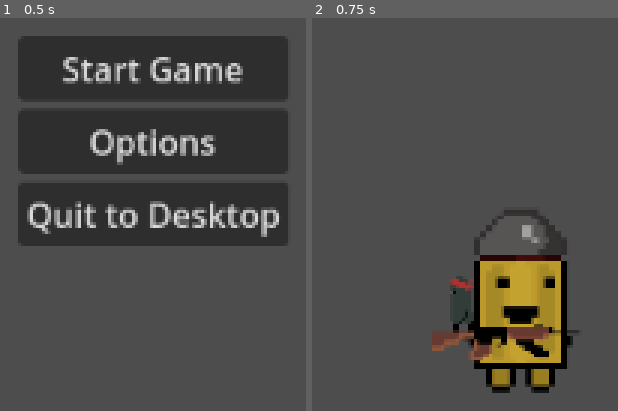
Above: before the commit, frames 1-2 (left to right).
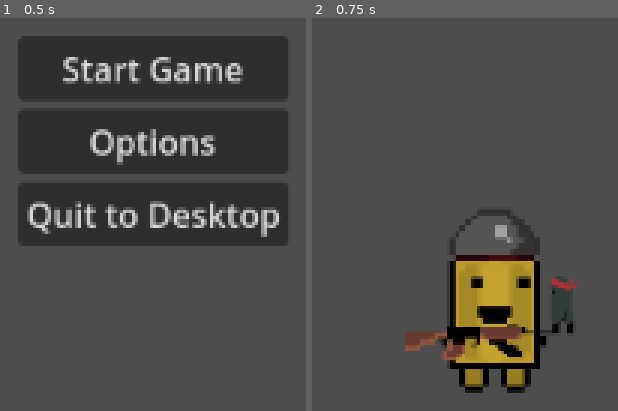
Above: after the commit, the same moments.

Repository: bwoodward523/Sporo
Game: Godot game, scene res://Menu.tscn
The game is run twice, just before and just after one commit, with the same random seed, the same clock (stepped at 60 frames per second) and the same inputs.
Inputs:
- Up to frame 1 (0.5 s): no input
- Up to frame 2 (0.75 s): click "Start Game" at 0.5 s

Frame 1 is identical in both runs. In frame 2, 13% of the frame differs, in the area x 30-88%, y 48-96%.

Commit message:
Update player.tscon

Diff:
--- a/Scenes/player.tscn
+++ b/Scenes/player.tscn
@@ -116,6 +116,8 @@
 flip_h = true
 
 [node name="CollisionShape2D" type="CollisionShape2D" parent="."]
+position = Vector2(-1.165, 0)
+scale = Vector2(1.16, 1.16)
 shape = SubResource("CapsuleShape2D_fba2d")
 
 [node name="AnimationPlayer" type="AnimationPlayer" parent="."]
@@ -123,3 +125,5 @@
 "": SubResource("AnimationLibrary_7mfy0")
 }
 speed_scale = 2.0
+
+[node name="Area2D" type="Area2D" parent="."]
